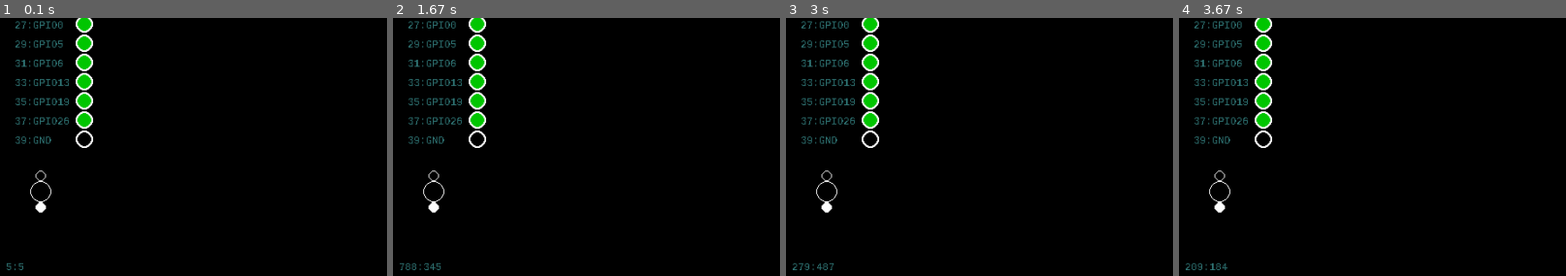
Above: before the commit, frames 1-4 (left to right).
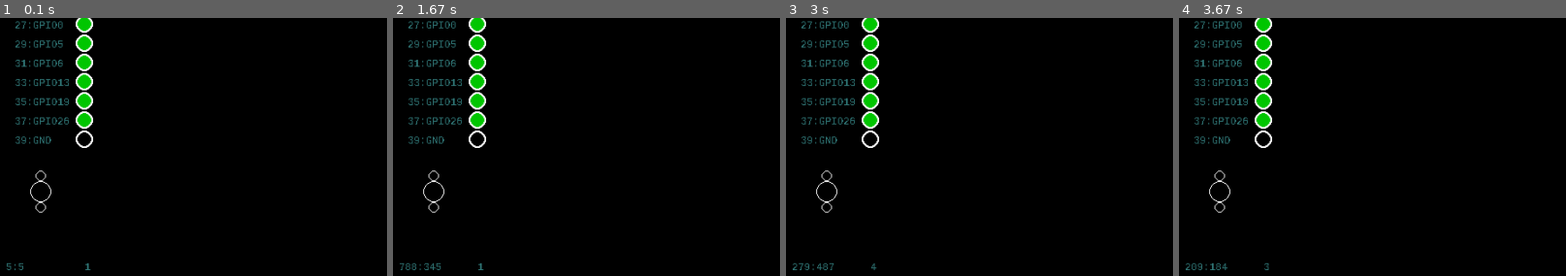
Above: after the commit, the same moments.

Repository: shaundennett/pygame-gpio
Game: pygame game, started from gpioview/display_pins.py
Two runs of this game, one before a commit and one after it. Both use one fixed random seed, a clock stepped at 60 frames per second and the inputs below.
Inputs (mouse positions are % of the whole screen's width and height, from its top left):
- Up to frame 1 (0.1 s): no input
- Up to frame 2 (1.67 s): hold Right 0.33-0.8 s; move the mouse to (52, 54) at 0.37 s; hold Up 0.83-1.33 s; move the mouse to (25, 53) at 0.87 s; hold Right from 1.37 s (still down); move the mouse to (88, 57) at 1.4 s
- Up to frame 3 (3 s): release Right at 1.9 s; hold Left 1.93-2.48 s; move the mouse to (93, 18) at 1.97 s; hold Down from 2.52 s (still down); move the mouse to (31, 81) at 2.55 s
- Up to frame 4 (3.67 s): release Down at 3.07 s; hold Left from 3.1 s (still down); move the mouse to (23, 30) at 3.13 s
The pictures show only the part of the screen within x 0-50%, y 50-100%; the shares and areas given below are measured in that part.

The runs differ from the first frame. In frame 1, 0.1% of the frame differs, in the area x 9-24%, y 71-98%; in frame 2, 0.1%; in frame 3, less than 0.1%; in frame 4, less than 0.1%.

Commit message:
initial commit

Diff:
--- /dev/null
+++ b/SCRATCH/calemdar.py
@@ -0,0 +1,32 @@
+
+
+cal_1 = [(10,11)]
+cal_2 = [(9,10),(12,14)]
+
+restricted = [(1,8),(12,13),(19,23)]
+
+all = [cal_1, cal_2, restricted]
+#create timeslots
+
+all_ts = []
+ts_1 = []
+
+for cal in all:
+    for start, end  in cal:
+        print(f" {start} : {end}")
+        #work out the timeslots
+        for slot in range(start,end + 1):
+            ts_1.append(slot)
+
+    all_ts.append(ts_1)
+    ts_1 = []
+
+slots = {0,1,2,3,4,5,6,7,8,9,10,11,12,13,14,15,16,17,18,19,20,21,22,23}
+
+set_1 = set(all_ts[0] + all_ts[1] + all_ts[2])
+
+#all_used_slots = set(all_ts[0]).union(set(all_ts[1]))
+print("--------------------------")
+print(set_1)
+print(slots.symmetric_difference(set_1))
+print("--------------------------")
--- /dev/null
+++ b/SCRATCH/poly.py
@@ -0,0 +1,16 @@
+
+import gpiosim.gpio as g
+
+
+pins = {}
+pins['PIN_01'] = g.gpio_3v(1, '3.3v')
+pins['PIN_02'] = g.gpio_5v(2, '5v')
+pins['PIN_03'] = g.gpio_pin(3, 'GPIO2')
+pins['PIN_04'] = g.gpio_5v(4, '5v')
+
+
+components = [g.component("a",1,2,3),g.component("b",1,2,3),g.component("c",1,2,3)]
+
+for data in (components,pins):
+    for d in data:
+        print(d.name)
--- a/gpiosim/gpio.py
+++ b/gpiosim/gpio.py
@@ -1,6 +1,8 @@
 import pygame
 import time
 import math
+
+
 
 
 class GPIO():
@@ -15,8 +17,8 @@
         self.loc = 0
         self.set_x_and_y()
         self.current_state = 0
-        self.compomemt_size = 10
-
+        self.component_size = 10
+        self.in_connection = None
         pygame.font.init()
         self.myfont = pygame.font.SysFont('Courier', 12)
 
@@ -37,11 +39,12 @@
             return False
 
     def toString(self):
-        print(str(self.pos) + " : " + self.name + ": (" + str(self.xpos) + "," + str(self.ypos) + "),  " + str(self.loc))
+        print(
+            str(self.pos) + " : " + self.name + ": (" + str(self.xpos) + "," + str(self.ypos) + "),  " + str(self.loc))
 
     def update(self, screen: pygame.Surface):
         if self.mode == 0:
-           pygame.draw.circle(screen, (255, 255, 255), (self.xpos, self.ypos), 10)
+            pygame.draw.circle(screen, (255, 255, 255), (self.xpos, self.ypos), 10)
         else:
             pygame.draw.circle(screen, (150, 0, 150), (self.xpos, self.ypos), 10)
 
@@ -56,22 +59,34 @@
         if self.current_state == 0:
             pygame.draw.circle(screen, (0, 200, 0), (self.xpos, self.ypos), 8)
 
-    def create_label(self,screen: pygame.Surface):
+    def create_label(self, screen: pygame.Surface):
         textsurface = self.myfont.render(str(self.pos) + ":" + str(self.name), False, (50, 120, 120))
 
         if self.loc == 0:
-            screen.blit(textsurface,(self.xpos - 80, self.ypos - 5))
-        else:
-            screen.blit(textsurface,(self.xpos + 20, self.ypos - 5))
+            screen.blit(textsurface, (self.xpos - 80, self.ypos - 5))
+        else:
+            screen.blit(textsurface, (self.xpos + 20, self.ypos - 5))
 
     def is_selected(self, x: int, y: int) -> bool:
-        if self.type == 0 and self.distance_from_center(x, y) <= self.component_size:
+        if self.distance_from_center(x, y) <= self.component_size:
             return True
         else:
             return False
 
     def distance_from_center(self, x: int, y: int) -> float:
         return abs(math.sqrt(pow(self.xpos - x, 2) + pow(self.ypos - y, 2)))
+
+    def get_in_connection(self):
+        return self.in_connection;
+
+    def check_connector(self, x: int, y: int) -> int:
+        if self.is_selected(x, y):
+            output_string = "IN Name {0} xpos = {1} ypos = {2}"
+            print(output_string.format(self.name, x, y))
+            return self.get_in_connection()
+        else:
+            return -1
+
 
 class gpio_pin(GPIO):
     def __init__(self, pos: int, name: str):
@@ -89,6 +104,7 @@
         self.pin_type = '5v'
         self.mode = 1
 
+
 class gpio_3v(GPIO):
     def __init__(self, pos: int, name: str):
         super().__init__(pos, name)
@@ -96,25 +112,31 @@
         self.pin_type = '3v'
         self.mode = 1
 
+
 class gpio_gnd(GPIO):
     def __init__(self, pos: int, name: str):
         super().__init__(pos, name)
         self.current_state = -1
         self.pin_type = 'gnd'
         self.mode = 0
-class connector():
-    def __init__(self,type:int):
+
+class Connector(object):
+    def __init__(self, type:int, parent):
+
         self.type = type
-        self.source = None
+        self.size = 6
         self.value = 0
-
-class connection():
-    def _init__(self,source, target):
-        self.source = source
-        self.target = target
+        self.parent = parent
+        self.connector_relative_loc = (self.size) + (self.parent.component_size)
+
+    def draw_me(self, colour: (), screen: pygame.Surface, xpos:int, ypos:int):
+        if self.type == 0:
+            pygame.draw.circle(screen, colour, (xpos, ypos - self.connector_relative_loc), self.size, 1)
+        else:
+            pygame.draw.circle(screen, colour, (xpos, ypos + self.parent.connector_relative_loc), self.size, 1)
 
 class component():
-    def __init__(self, name:str, type:int, xpos:int, ypos:int):
+    def __init__(self, name: str, type: int, xpos: int, ypos: int):
         self.name = name
         self.conn_in = None
         self.conn_out = None
@@ -126,42 +148,93 @@
         self.connector_size = 6
         self.connector_relative_loc = (self.component_size) + (self.connector_size)
         self.type = type
-
-    def update(self, screen:pygame.Surface):
-        colour = (0,0,0)
+        #create the connectors
+
+        self.in_connector = Connector(0,self)
+        self.out_connector = Connector(1,self)
+
+
+
+    def update(self, screen: pygame.Surface):
+        colour = (0, 0, 0)
         if self.type == 0:
-            colour = (255,255,255)
+            colour = (255, 255, 255)
         elif self.type == 1:
             colour = (120, 120, 0)
         elif self.type == 2:
             colour = (0, 255, 0)
 
         pygame.draw.circle(screen, colour, (self.xpos, self.ypos), self.component_size, 1)
-        self.draw_input_connector(colour, screen)
-        self.draw_output_connector(colour, screen)
-
-    def is_selected(self,x:int, y:int) -> bool:
-        if self.type == 0 and self.distance_from_center(x,y) <= self.component_size:
-            return True
-        else:
-            return False
-
-    def draw_input_connector(self, colour: (), screen: pygame.Surface):
-        pygame.draw.circle(screen, colour, (self.xpos, self.ypos - self.connector_relative_loc), self.connector_size, 1)
-
-    def draw_output_connector(self, colour: (), screen: pygame.Surface):
-        pygame.draw.circle(screen, colour, (self.xpos, self.ypos + self.connector_relative_loc), self.connector_size)
-
-    def distance_from_center(self, x:int, y:int) -> float:
+        self.in_connector.draw_me(colour, screen, self.xpos, self.ypos)
+        self.out_connector.draw_me(colour, screen, self.xpos, self.ypos)
+
+
+    def is_selected(self, x: int, y: int) -> bool:
+        if self.type == 0 and self.distance_from_center(x, y) <= self.component_size:
+            return True
+        else:
+            return False
+
+
+    def distance_from_center(self, x: int, y: int) -> float:
         return abs(math.sqrt(pow(self.xpos - x, 2) + pow(self.ypos - y, 2)))
 
-    def set_position(self,x:int,y:int):
+    def distance_from_in_connector_center(self, x: int, y: int) -> float:
+        return abs(math.sqrt(pow(self.xpos - x, 2) + pow(self.ypos - self.connector_relative_loc - y, 2)))
+
+    def distance_from_out_connector_center(self, x: int, y: int) -> float:
+        return abs(math.sqrt(pow(self.xpos - x, 2) + pow(self.ypos + self.connector_relative_loc - y, 2)))
+
+    def set_position(self, x: int, y: int):
         self.xpos = x
         self.ypos = y
 
-    def is_overlapping(self,comp) -> bool:
-        print(str(self.component_size + (self.connector_size * 2)) + "::" + str(self.distance_from_center(comp.xpos, comp.ypos)))
-        if self.distance_from_center(comp.xpos,comp.ypos) > (self.component_size + (self.connector_size * 2)) * 2 :
-            return False
-        else:
-            return True
+    def is_overlapping(self, comp) -> bool:
+        print(str(self.component_size + (self.connector_size * 2)) + "::" + str(
+            self.distance_from_center(comp.xpos, comp.ypos)))
+        if self.distance_from_center(comp.xpos, comp.ypos) > (self.component_size + (self.connector_size * 2)) * 2:
+            return False
+        else:
+            return True
+
+    def get_in_connection(self):
+        return self.in_connector
+
+    def get_out_connection(self):
+        return self.out_connector
+
+    def is_in_connector_selected(self, x: int, y: int) -> bool:
+        if self.distance_from_in_connector_center(x, y) <= self.connector_size:
+            return True
+        else:
+            return False
+
+    def is_out_connector_selected(self, x: int, y: int) -> bool:
+        if self.distance_from_out_connector_center(x, y) <= self.connector_size:
+            return True
+        else:
+            return False
+
+    def check_connector(self, x: int, y: int) -> Connector:
+        if self.is_in_connector_selected(x, y):
+            output_string = "IN Name {0} xpos = {1} ypos = {2}"
+            print(output_string.format(self.name, x, y))
+            return self.in_connector
+        elif self.is_out_connector_selected(x, y):
+            output_string = "OUT Name {0} xpos = {1} ypos = {2}"
+            print(output_string.format(self.name, x, y))
+            print(">>>" + str(type(self.out_connector)))
+            return self.out_connector
+        else:
+            return None
+
+    def current_connector(self, x: int, y: int) -> Connector:
+
+        if self.is_selected(x, y):
+            return self.get_in_connection()
+
+
+class Connection():
+    def __init__(self, source_connector, target_connector):
+        self.source_connector
+        self.target_connector
--- a/gpiosim/gpio_model.py
+++ b/gpiosim/gpio_model.py
@@ -54,10 +54,13 @@
 
         self.all_components = []
         self.transient_component = None
+        self.all_connections = []
+
 
     def toString(self):
         for pin in self.pins.values():
             pin.toString()
+
     def update(self,screen: pygame.Surface):
         #pygame.draw.circle(screen, (255, 255, 255), (200, 50), 30)
         for pin in self.pins.values():
@@ -73,11 +76,15 @@
         self.pins[id].type = type
 
     def start_create_transient_component(self, x:int, y:int, name:str ):
-        self.transient_component = gpio.component("first",1,x,y)
+        self.transient_component = gpio.component("temp",1,x,y)
+
     def place_transient_component(self):
         self.transient_component.type = 2
+        self.transient_component.name = str(len(self.all_components)+1)
         self.all_components.append(self.transient_component)
         self.abandon_transient_component()
+
+
     def abandon_transient_component(self):
         self.transient_component = None
 
@@ -86,3 +93,14 @@
             if comp.is_overlapping(self.transient_component) == True:
                 return True
         return False
+
+    def check_connectors(self,x:int,y:int) -> gpio.Connector:
+        for comp in self.all_components:
+            result = comp.check_connector(x,y)
+            if type(result) == gpio.Connector:
+                return result
+
+        for pin in self.pins.values():
+            result = comp.check_connector(x,y)
+            if type(result) == gpio.Connector:
+                return result
--- a/gpioview/display_pins.py
+++ b/gpioview/display_pins.py
@@ -4,6 +4,7 @@
 from pygame import Surface
 from pygame.locals import *
 import sys
+from gpiosim.gpio import Connector
 
 from pygame.locals import (
     K_UP,
@@ -27,6 +28,14 @@
         self.PLACING_COMPONENT = 1
         self.SELECTING_COMPONENT = 2
         self.DROPPING_COMPONENT = 3
+        self.SELECTED_CONNECTOR = 4
+
+        self.COMPONENT_ZONE = 4
+        self.MAIN_PANEL_ZONE = 3
+        self.GPIO_ZONE = 1
+        self.TRASH_ZONE = 2
+        self.zone = 0
+
         self.state = 0
 
         pygame.init()
@@ -40,24 +49,36 @@
         while True:
             #pygame.draw.circle(self.DISPLAY, (255, 255, 255), (200, 50), 30)
             for event in pygame.event.get():
+
+                x, y = pygame.mouse.get_pos()
+                zone = self.check_zone(x, y)
+
                 if event.type == QUIT:
                     pygame.quit()
                     sys.exit()
 
-                if event.type == pygame.MOUSEBUTTONDOWN and self.state == self.NOTHING:
-                    # check if a component is to be created
-                    #could be creating a new transient component or moving an existing one
+                if self.state == self.NOTHING:
+                    if zone == self.COMPONENT_ZONE:
+                        if event.type == pygame.MOUSEBUTTONDOWN:
+                            # check if a component is to be created
+                            #could be creating a new transient component or moving an existing one
+                            if self.model.component.is_selected(x, y):
+                                self.model.start_create_transient_component(x,y,"trans")
+                                self.state = self.PLACING_COMPONENT
+                    elif (zone == self.GPIO_ZONE or zone == self.MAIN_PANEL_ZONE) and event.type == pygame.MOUSEBUTTONDOWN:
+                        #Could be
+                        #Clicking a link
+                        #Clicking and moving a component
+                        result = self.model.check_connectors(x, y)
+                        if type(result) == Connector:
 
-                    x, y = pygame.mouse.get_pos()
-                    if self.model.component.is_selected(x, y):
-                        self.model.start_create_transient_component(x,y,"trans")
-                        self.state = self.PLACING_COMPONENT
+                            print(result.parent.name)
 
 
                 if event.type == pygame.MOUSEBUTTONUP and self.state == self.PLACING_COMPONENT and not self.model.component_collision():
                     # check if a component is to be created
                     #could be creating a new transient component or moving an existing one
-                    x, y = pygame.mouse.get_pos()
+                    #x, y = pygame.mouse.get_pos()
                     if self.within_bounds(x, y, self.state):
                         self.state = self.NOTHING
                         self.model.place_transient_component()
@@ -66,16 +87,22 @@
                     # check if a component is to be created
                     #print("moving")
                     if self.model.transient_component is not None:
-                        x, y = pygame.mouse.get_pos()
+                        #x, y = pygame.mouse.get_pos()
                         self.model.transient_component.set_position(x,y)
+
+
+
 
 
                 self.DISPLAY.fill((0,0,0))
                 self.model.update(self.DISPLAY)
-                x, y = pygame.mouse.get_pos()
+                #x, y = pygame.mouse.get_pos()
                 iv_font = pygame.font.SysFont('Courier', 12)
                 textsurface = iv_font.render(str(x) + ":" + str(y), False, (50, 120, 120))
                 self.DISPLAY.blit(textsurface, (10,580))
+                textsurface = iv_font.render(str(zone), False, (50, 120, 120))
+                self.DISPLAY.blit(textsurface, (100,580))
+
                 pygame.display.update()
 
     def within_bounds(self, xpos:int, ypos:int, state:int) -> bool:
@@ -87,5 +114,16 @@
         if xpos >= 150 and xpos <= 750 and ypos >=10 and ypos <= 450:
             return self.PLACING_COMPONENT
 
+    def check_zone(self,xpos:int, ypos:int) -> int:
+        if ypos > 460:
+            if xpos > 800:
+                return self.TRASH_ZONE
+            else:
+                return self.COMPONENT_ZONE
+        elif xpos > 780 or xpos < 150:
+            return self.GPIO_ZONE
+        else:
+            return self.MAIN_PANEL_ZONE
+
 if __name__ == '__main__':
     pin = pin_display()
